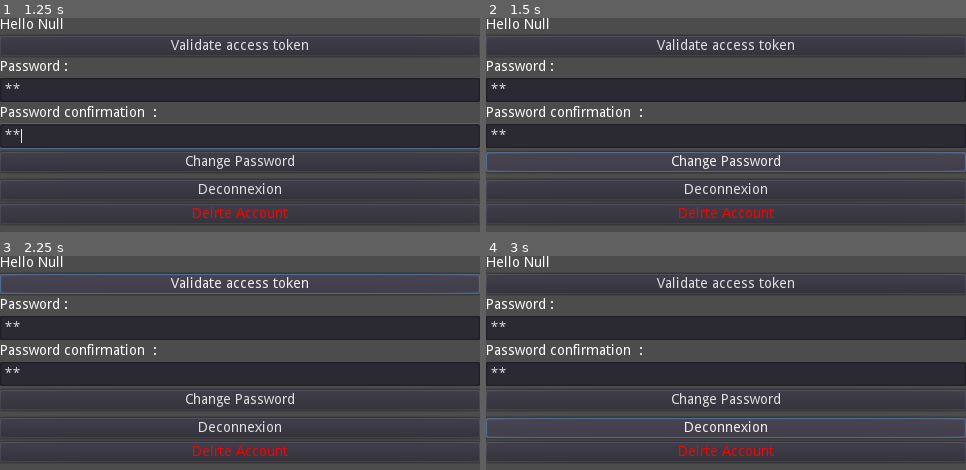
Above: before the commit, frames 1-4 (two rows, left to right).
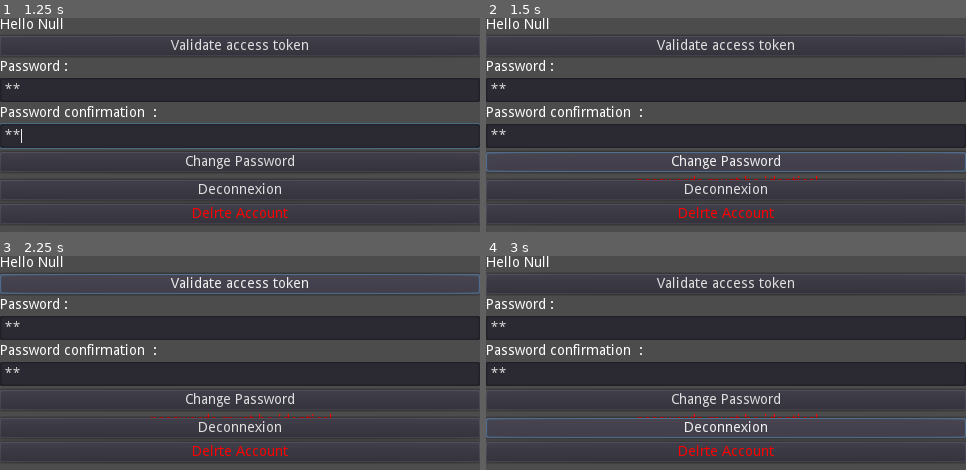
Above: after the commit, the same moments.

Repository: sassani134/ConnexionGodot
Game: Godot game, scene res://Scenes/Logged.tscn
Same seed, same stepped clock (60 frames per second), same inputs: the game is played once before the commit and once after it. This scene is started directly instead of the project's main scene.
Inputs (mouse positions are in pixels of both pictures, inside the frame that each line leads up to):
- Up to frame 1 (1.25 s): click (240, 90) at 0.52 s; type "12" at 0.6 s; click (240, 135) at 0.75 s; type "12" at 0.83 s
- Up to frame 2 (1.5 s): click "Change Password" at 1.25 s
- Up to frame 3 (2.25 s): click "Validate access token" at 2 s
- Up to frame 4 (3 s): click "Deconnexion" at 2.75 s

Frame 1 is identical in both runs. In frame 2, 0.1% of the frame differs, in the area x 31-70%, y 73-76%; in frame 3, 0.1%; in frame 4, 0.1%.
Error before the commit: Invalid operands 'String' and 'Nil' in operator '+'. (res://Gdscript/ButtonGdscript/TokenButton.gd:23)
Error after the commit: Invalid operands 'String' and 'Nil' in operator '+'. (res://Gdscript/ButtonGdscript/PasswordChangeButton.gd:28)

Commit message:
Password change is functional

Diff:
--- a/Gdscript/ButtonGdscript/PasswordChangeButton.gd
+++ b/Gdscript/ButtonGdscript/PasswordChangeButton.gd
@@ -1,20 +1,33 @@
 extends Button
 
-
-# Declare member variables here. Examples:
-# var a = 2
-# var b = "text"
-
-
-# Called when the node enters the scene tree for the first time.
 func _ready():
-	pass # Replace with function body.
-
-
-# Called every frame. 'delta' is the elapsed time since the previous frame.
-#func _process(delta):
-#	pass
+	$HTTPRequest.connect("request_completed", self, "_on_request_completed")
 
 
 func _on_HTTPRequest_request_completed(result, response_code, headers, body):
-	pass # Replace with function body.
+	if response_code == 200:
+		Global.credentials = headers
+		Global.accessToken = headers[7].split(" ")[1]
+		Global.client = headers[9].split(" ")[1]
+		Global.uid = headers[11].split(" ")[1]
+		Global.expiry = headers[10].split(" ")[1]
+		$Label.text = "You have succefuly change your password"
+		$Label.add_color_override("font_color", Color(0,1,0))
+		$Label.visible = true
+	else:
+		$Label.text = "Something went wrong with the password please retry"
+		$Label.add_color_override("font_color", Color(1,0,0))
+		$Label.visible = true
+
+func _on_PasswordChangeButton_pressed():
+	if get_tree().get_root().get_node("Logged/VBoxContainer/PasswordLineEdit").get_text() == get_tree().get_root().get_node("Logged/VBoxContainer/PasswordLineEdit2").get_text():
+		$Label.text = "passwords must be identical"
+		$Label.add_color_override("font_color", Color(1,0,0))
+		$Label.visible = true
+		pass
+	var headers = ["Content-Type: application/json","uid:" +Global.uid,"client:" +Global.client, "access-token:"+ Global.accessToken]
+	var body = {"password":get_tree().get_root().get_node("Logged/VBoxContainer/PasswordLineEdit").get_text(),"password_confirmation":get_tree().get_root().get_node("Logged/VBoxContainer/PasswordLineEdit").get_text()}
+	body = JSON.print(body)
+	var error = $HTTPRequest.request("http://127.0.0.1:3000/auth/password",headers, true, HTTPClient.METHOD_PUT, body)
+	if error != OK:
+		push_error(" An error occured in  the HTTP request")
--- a/Scenes/ButtonScenes/PasswordChangeButton.tscn
+++ b/Scenes/ButtonScenes/PasswordChangeButton.tscn
@@ -26,4 +26,5 @@
 }
 
 [node name="HTTPRequest" type="HTTPRequest" parent="."]
+[connection signal="pressed" from="." to="." method="_on_PasswordChangeButton_pressed"]
 [connection signal="request_completed" from="HTTPRequest" to="." method="_on_HTTPRequest_request_completed"]
